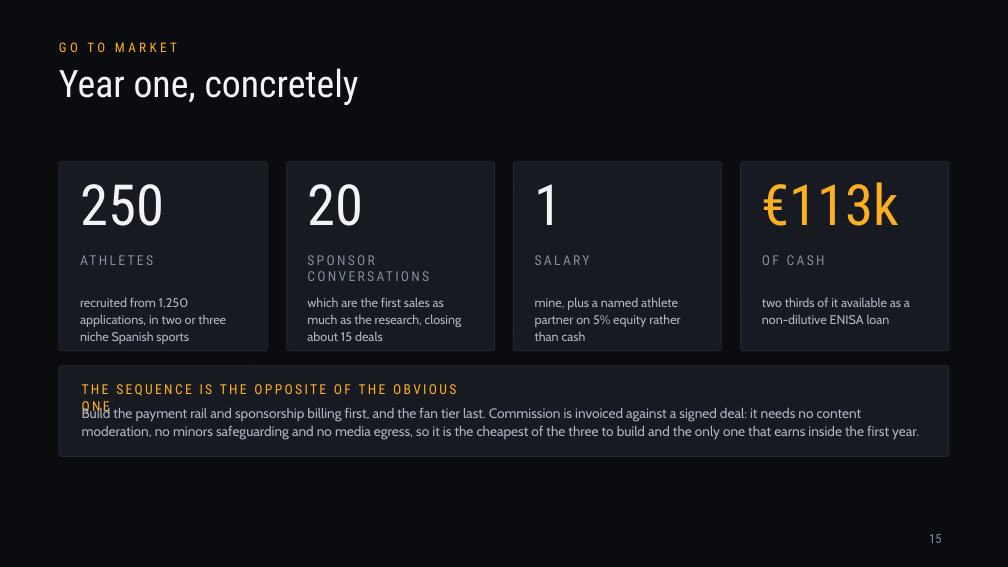
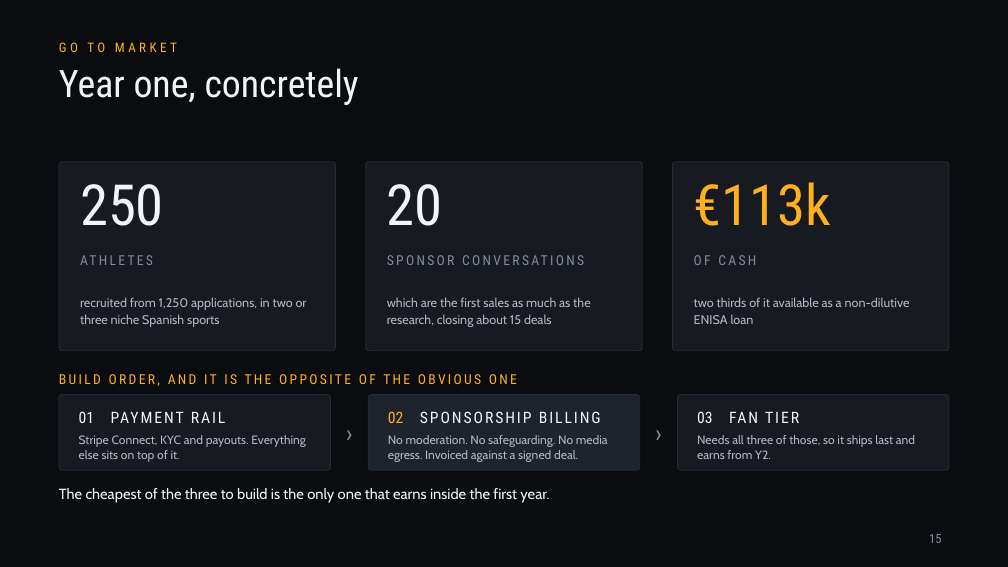
Before and after one commit to jadzoghaib/stride, a slide deck: slide 15 of deck/Stride_Pitch_Deck.pptx. Drawn at 1008x567 pixels with LibreOffice and Linux fonts; fonts in the diff are those of the drawing. Boxes give left, top, right and bottom in pixels: in the first picture for what was removed or moved away, otherwise in the second. Text is boxed around its words. In the diff, an @@ line names an element or a change of style, - is before the commit and + after.

```diff
--- a/deck/Stride_Pitch_Deck.pptx
+++ b/deck/Stride_Pitch_Deck.pptx
@@ rounded rectangle: place and size @@
-rounded rectangle at <box>59,162,268,351</box>
+rounded rectangle at <box>59,162,336,351</box>
@@ rounded rectangle: place and size @@
-rounded rectangle at <box>287,162,495,351</box>
+rounded rectangle at <box>366,162,643,351</box>
@@ rounded rectangle removed at <box>513,162,722,351</box> @@
@@ rounded rectangle: place and size @@
-rounded rectangle at <box>741,162,950,351</box>
+rounded rectangle at <box>673,162,950,351</box>
@@ text "20": place and size @@
-text "20" at <box>307,184,363,226</box>
+text "20" at <box>387,184,443,226</box>
@@ text removed at <box>535,184,563,225</box> @@
-1
@@ text "€113k": place and size @@
-text "€113k" at <box>762,182,899,226</box>
+text "€113k" at <box>694,182,831,226</box>
@@ text "ATHLETES" rewrapped from <box>80,253,247,289</box> to <box>80,253,315,289</box> @@
@@ text "SPONSOR CONVERSATIONS" rewrapped from <box>307,255,375,265</box> to <box>387,253,622,289</box> @@
@@ text removed at <box>535,255,590,265</box> @@
-SALARY
@@ text "OF CASH": place and size @@
-text "OF CASH" at <box>762,255,825,265</box>
+text "OF CASH" at <box>694,255,756,265</box>
@@ text "recruited from 1,250 applications, in ..." rewrapped from <box>80,297,226,344</box> to <box>80,297,307,327</box> @@
@@ text "which are the first sales ..." rewrapped from <box>307,297,462,341</box> to <box>387,297,591,327</box> @@
@@ text removed at <box>535,297,680,341</box> @@
-mine, plus a named athlete partner on 5% equity rather than cash
@@ text "two thirds of it available ..." rewrapped from <box>762,297,910,324</box> to <box>694,297,910,324</box> @@
@@ text at <box>59,374,517,386</box>: text changed @@
-THE SEQUENCE IS THE OPPOSITE OF THE OBVIOUS ONE
+BUILD ORDER, AND IT IS THE OPPOSITE OF THE OBVIOUS ONE
@@ rounded rectangle removed at <box>59,366,949,457</box> @@
@@ rounded rectangle added at <box>59,395,330,470</box>, fill #171A20, outline #262C35 0.75 pt @@
@@ text added at <box>79,411,95,423</box>, 15 pt, text #F2F4F7 @@
+01 PAYMENT RAIL
@@ text added at <box>333,417,365,455</box>, 24 pt, text #828C9A @@
+›
@@ rounded rectangle added at <box>368,395,640,470</box>, fill #1F242C, outline #262C35 0.75 pt @@
@@ text added at <box>388,411,601,423</box>, 15 pt, text #F2F4F7 @@
+02 SPONSORSHIP BILLING
@@ text added at <box>643,417,675,455</box>, 24 pt, text #828C9A @@
+›
@@ rounded rectangle added at <box>678,395,949,470</box>, fill #171A20, outline #262C35 0.75 pt @@
@@ text added at <box>697,411,713,423</box>, 15 pt, text #F2F4F7 @@
+03 FAN TIER
@@ text added at <box>79,435,306,462</box>, 11.5 pt, text #AEB6C2 @@
+Stripe Connect, KYC and payouts. Everything else sits on top of it.
@@ text added at <box>388,435,608,462</box>, 11.5 pt, text #AEB6C2 @@
+No moderation. No safeguarding. No media egress. Invoiced against a signed deal.
@@ text added at <box>697,435,915,459</box>, 11.5 pt, text #AEB6C2 @@
+Needs all three of those, so it ships last and earns from Y2.
@@ text at <box>59,488,549,503</box>: text changed; size 13 to 14 pt; text colour #AEB6C2 to #F2F4F7 @@
-Build the payment rail and sponsorship billing first, and the fan tier last. Commission is invoiced against a signed deal: it needs no content moderation, no minors safeguarding and no media egress, so it is the cheapest of the three to build and the only one that earns inside the first year.
+The cheapest of the three to build is the only one that earns inside the first year.
```
Also in this commit, not shown: 4 other slides changed, 4 other files.
